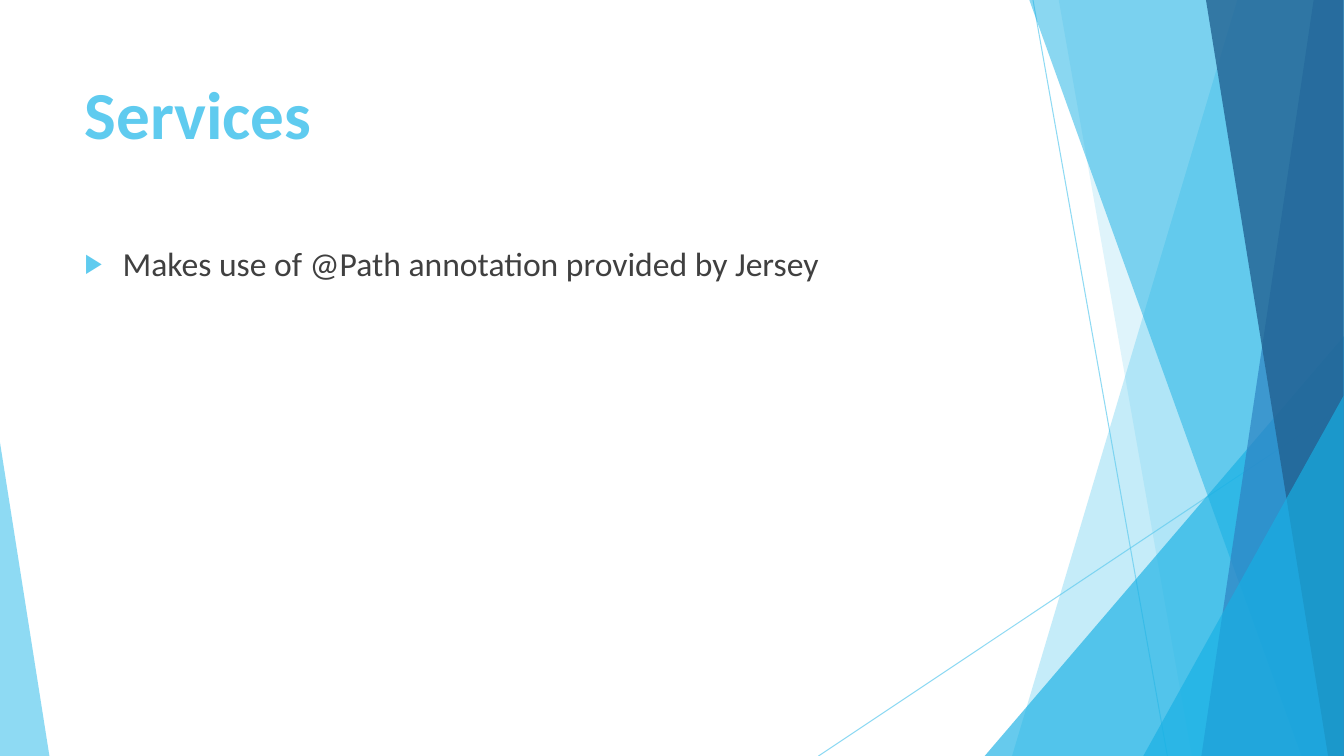
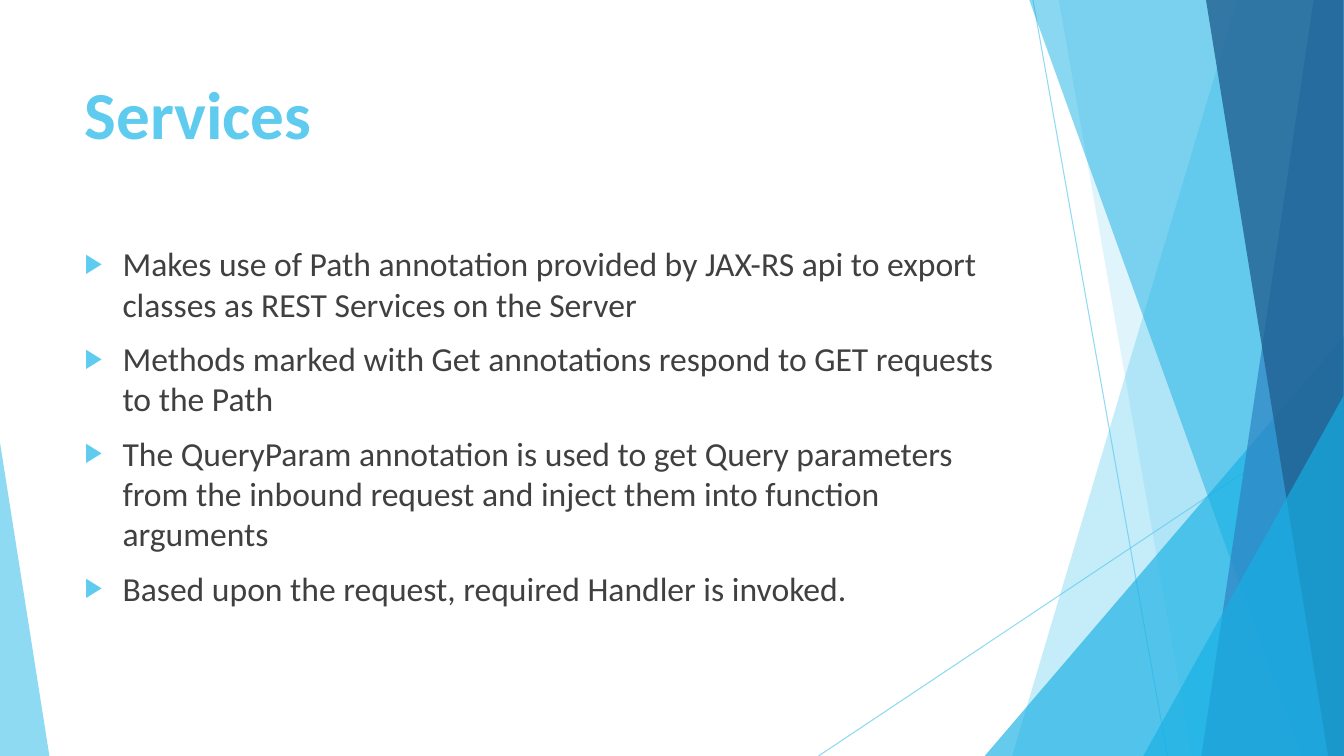
Before and after one commit to theshubhamp-zz/HAD, a slide deck: slide 12 of docs/HAD project.pptx. Drawn at 1344x756 pixels with LibreOffice and Linux fonts; fonts in the diff are those of the drawing. Boxes give left, top, right and bottom in pixels: in the first picture for what was removed or moved away, otherwise in the second. Text is boxed around its words. In the diff, an @@ line names an element or a change of style, - is before the commit and + after.

```diff
--- a/docs/HAD project.pptx
+++ b/docs/HAD project.pptx
@@ text at box(123, 252, 993, 607): text changed @@
-▶ Makes use of @Path annotation provided by Jersey
+▶ Makes use of Path annotation provided by JAX-RS api to export classes as REST Services on the Server
+▶ Methods marked with Get annotations respond to GET requests to the Path
+▶ The QueryParam annotation is used to get Query parameters from the inbound request and inject them into function arguments
+▶ Based upon the request, required Handler is invoked.
```
Also in this commit, not shown: 2 other slides changed, 1 slide added, 1 slide removed.
